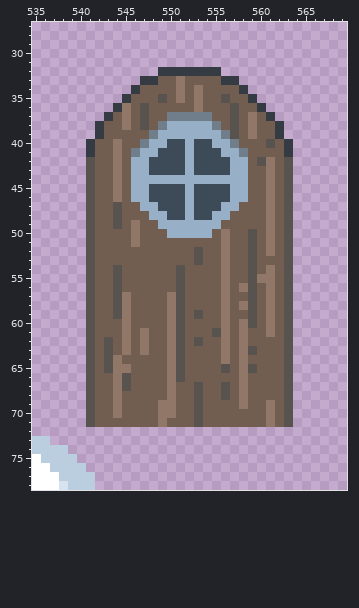
Pixel-art file, stored at assets/maps/tilemap.aseprite. Above, as it was before the edit.
600x600 pixels, 1 frame. Shown: x 535..569, y 27..78.
Now the later version:
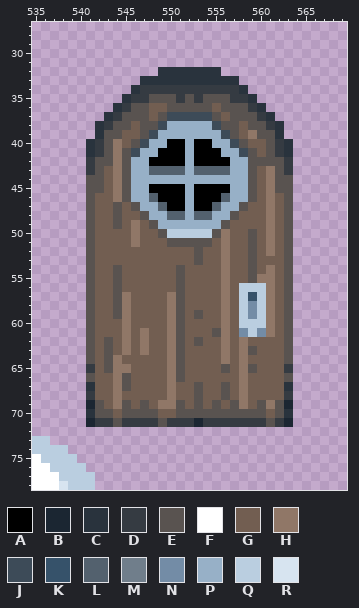
Palette (. is transparent): A #000000  B #1b2632  C #29333d  D #353b42  E #595350  F #ffffff  G #725e51  H #907767  J #3d4b58  K #36526a  L #53616e  M #707e8b  N #738ca6  P #97b0c7  Q #bacee0  R #d7e4f0
Edits made:
Changed rows in their new state; - is an unchanged pixel.
Layer "tiles":
first column x 541:
32 --------CCCCCCC--------
33 ------CCCCCCCCCCC------
34 -----CDDDDDDDDDDDC-----
35 ----CDDE-EDEDEE-DDC----
36 ---CDE---EEEEE-E-EDC---
37 --CDEE--EJJJJJE--EEDC--
38 -CDEE--EJ-----JE--EEDC-
39 -CEE--EJ-------J---EEC-
40 CDE--EJ--AA-AA--JE---DC
41 CDE-EJ--AAA-AAA--JE-EDC
42 DEE-E--AAAA-AAAA--E-EED
43 DE--E--LLLL-LLLL--E--ED
44 -E--E-------------E--E-
45 -E--E--AAAA-AAAA--E--E-
46 ----E--LAAA-AAAL--E----
47 -----E--LAA-AAL--E-----
48 ------E--LL-LL--E------
49 -------E-------E-------
50 --------EQQQQQE--------
51 ---------EEEEE---------
first column x 558:
56 QQQ
57 QKQ
58 QNQ
59 QNQ
60 QQQ
61 NQN
first column x 541:
65 D---------------------D
67 C---------------------C
68 D---------------------D
69 BE--E-E---E---E-E--E-EB
70 CEEGEEEEGGEE-EEEEEEEGEC
71 BDDEDDDDEDDDBDDDDDDDEDB
Boxes around the changes in both pictures, in picture pixels (x1, y1, x2, y2):
changed: (86, 67, 293, 427)
